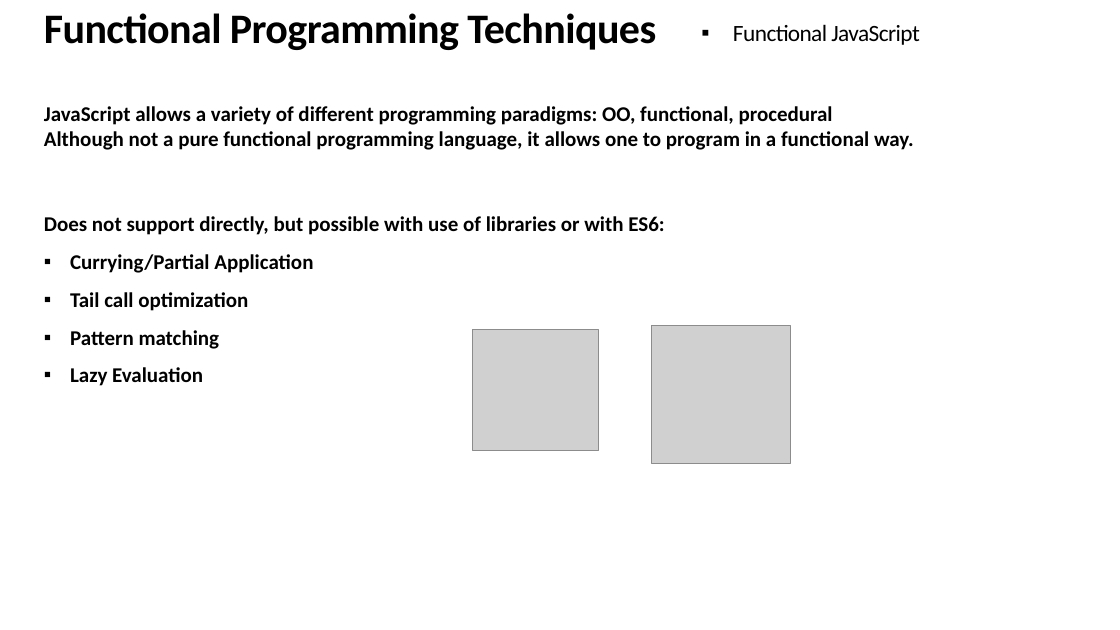
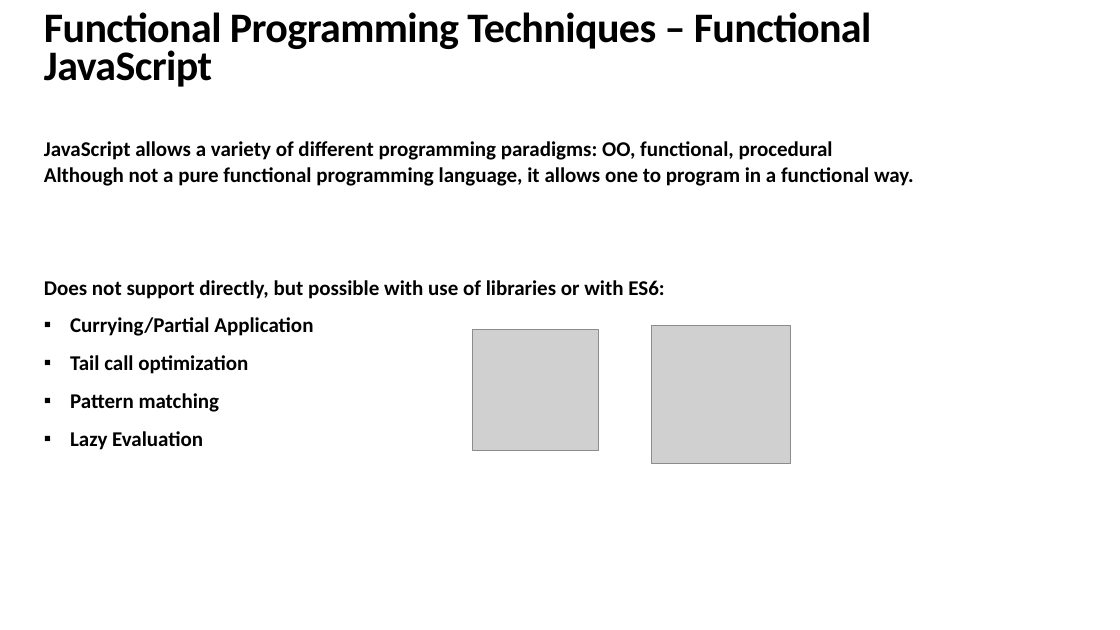
Before and after one commit to srdjan/workshop-functional-js, a slide deck: slide 28 of Functional-javascript.pptx. Drawn at 1120x630 pixels with LibreOffice and Linux fonts; fonts in the diff are those of the drawing; grey boxes stand for pictures. Boxes give left, top, right and bottom in pixels: in the first picture for what was removed or moved away, otherwise in the second. Text is boxed around its words. In the diff, an @@ line names an element or a change of style, - is before the commit and + after.

```diff
--- a/Functional-javascript.pptx
+++ b/Functional-javascript.pptx
@@ text at (44,12,872,87): text changed @@
-Functional Programming Techniques
+Functional Programming Techniques – Functional JavaScript
@@ text removed at (733,24,920,45) @@
-▪ Functional JavaScript
@@ text "JavaScript allows a variety of ...": place and size @@
-text "JavaScript allows a variety of ..." at (44,106,914,150)
+text "JavaScript allows a variety of ..." at (44,141,914,186)
@@ text "Does not support directly, but ...": place and size @@
-text "Does not support directly, but ..." at (44,216,664,386)
+text "Does not support directly, but ..." at (44,280,664,450)
```
Also in this commit, not shown: 38 other slides changed, 2 other files.
